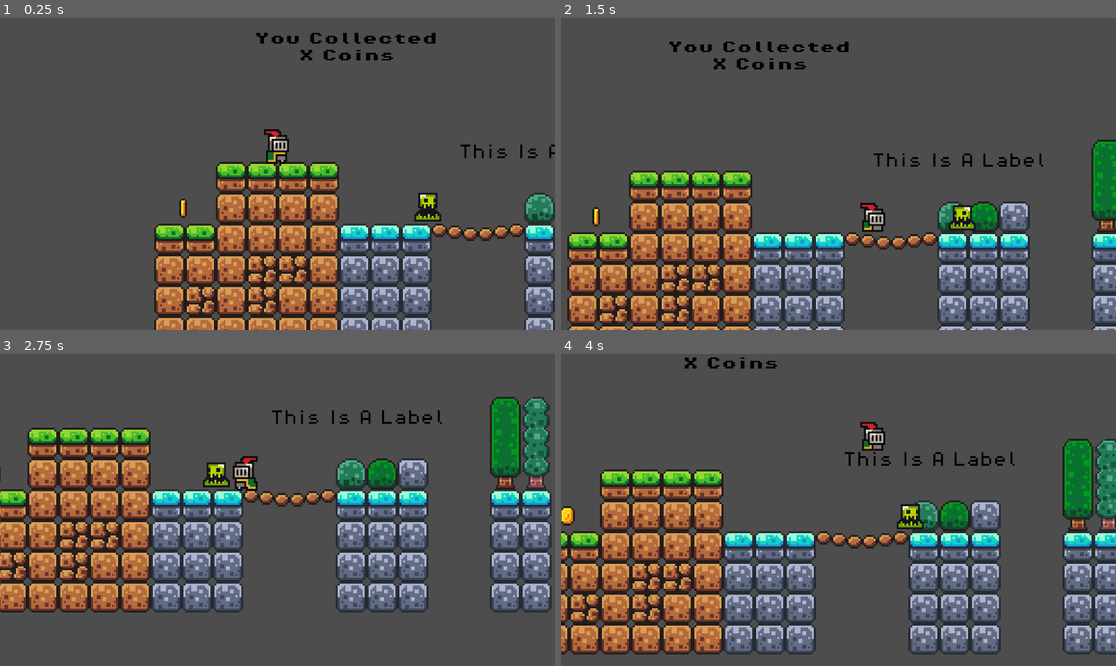
Above: before the commit, frames 1-4 (two rows, left to right).
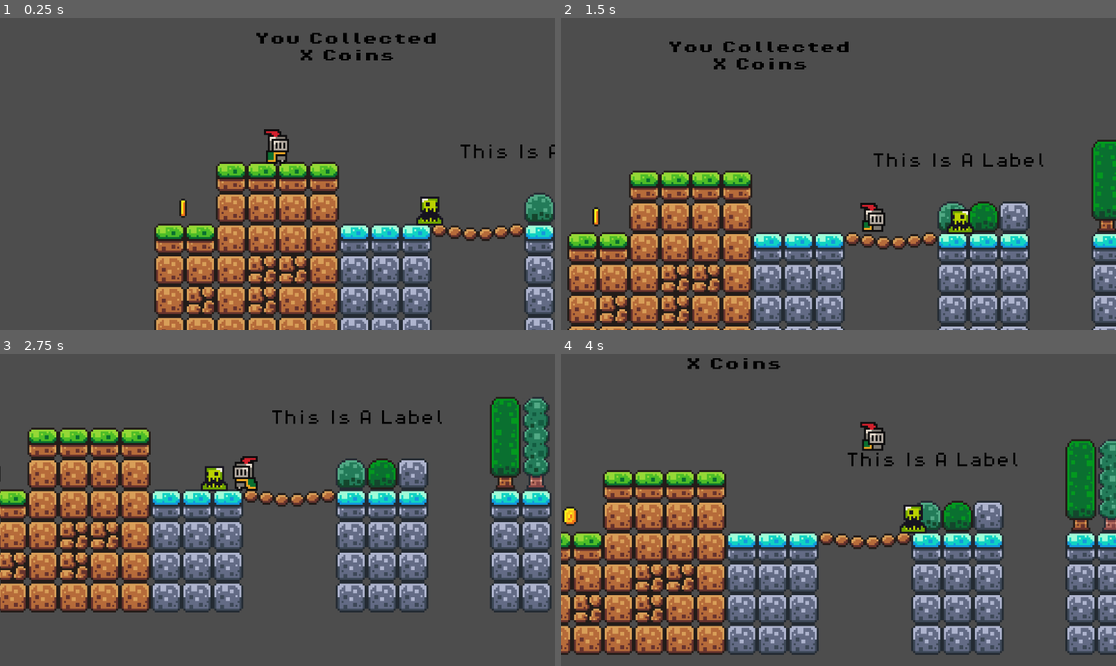
Above: after the commit, the same moments.

Repository: Mooshay105/Stem-Game-Project
Game: Godot game, scene res://sceens/main.tscn
The game is run twice, just before and just after one commit, with the same random seed, the same clock (stepped at 60 frames per second) and the same inputs.
Inputs:
- Up to frame 1 (0.25 s): no input
- Up to frame 2 (1.5 s): hold D (move_right) from 0.53 s (still down); tap Space (jump) at 0.77 s
- Up to frame 3 (2.75 s): tap Space (jump) at 1.52 s; release D (move_right) at 2.03 s; hold A (move_left) from 2.03 s (still down)
- Up to frame 4 (4 s): release A (move_left) at 2.78 s; hold D (move_right) from 2.78 s (still down); tap Space (jump) at 3.02, 3.77 s

The runs differ from the first frame. In frame 1, 0.3% of the frame differs, in the area x 74-80%, y 55-67%; in frame 2, 0.3%; in frame 3, 0.3%; in frame 4, 21%, in the area x 0-100%, y 1-97%.

Commit message:
Fix Stuff

Diff:
--- a/sceens/main.tscn
+++ b/sceens/main.tscn
@@ -198,7 +198,7 @@
 [node name="Slimes" type="Node" parent="."]
 
 [node name="slime" parent="Slimes" instance=ExtResource("3_v3d82")]
-position = Vector2(63, 31)
+position = Vector2(64, 33)
 
 [node name="Labels" type="Node" parent="."]
 
